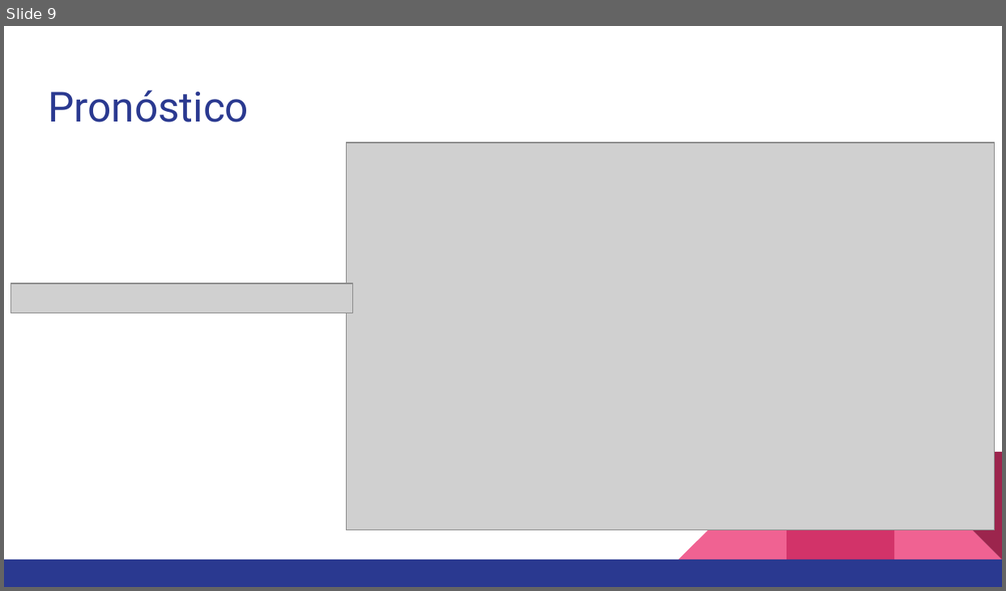
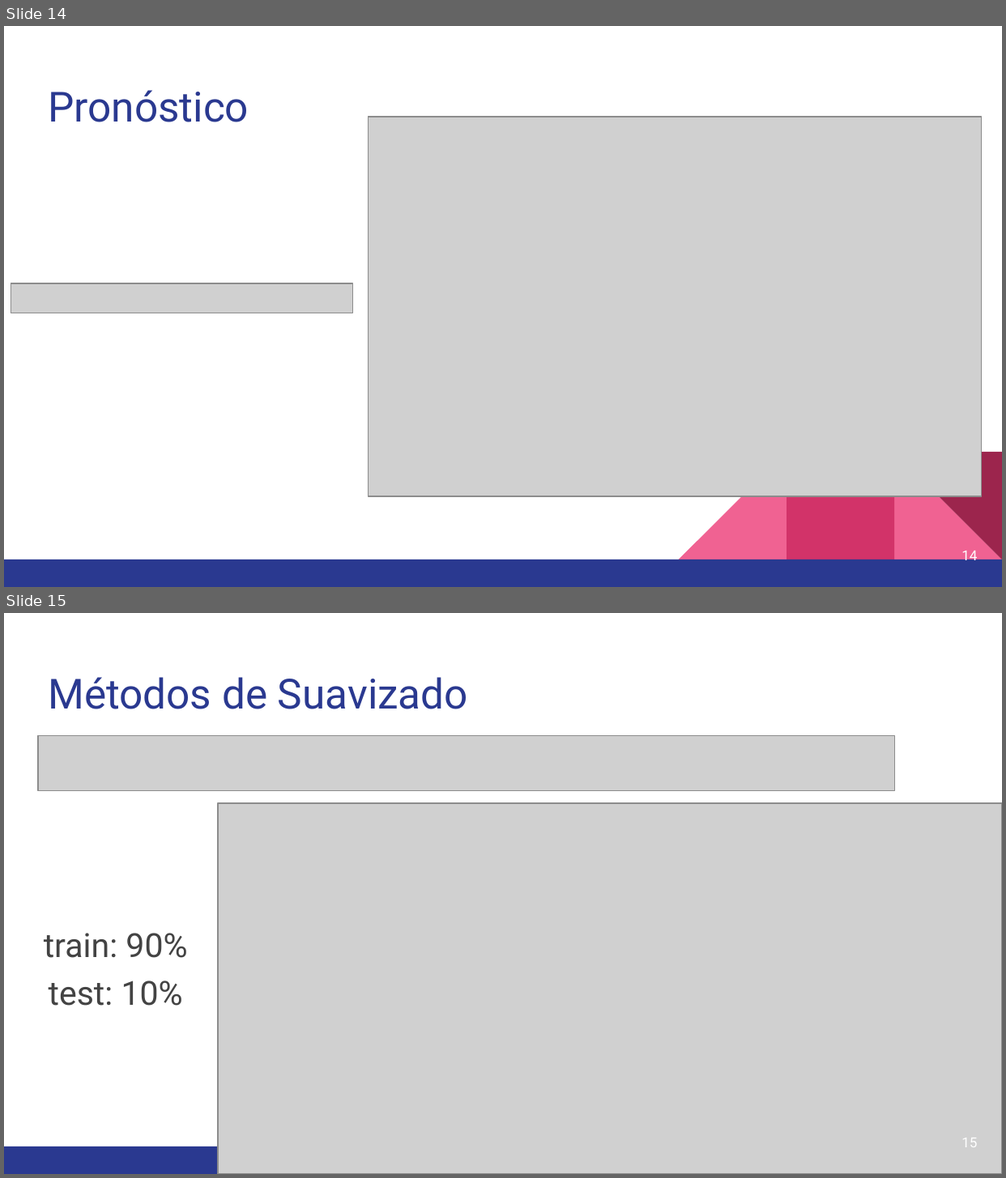
Before and after one commit to OscarAnCorzo/SimulacionMercadoAgricola, a slide deck: ProyFinalSimulation.pptx. Shown one above the other, each under a label of ours: slide 9 before the commit, slides 14 and 15 after it. The pictures are 1006x591 and 1006x1178 pixels, drawn with LibreOffice and Linux fonts; fonts in the diff are those of the drawing; grey boxes stand for pictures. Boxes give left, top, right and bottom in pixels: in the first picture for what was removed or moved away, otherwise in the second. Text is boxed around its words. In the diff, an @@ line names an element or a change of style, - is before the commit and + after.

```diff
--- a/ProyFinalSimulation.pptx
+++ b/ProyFinalSimulation.pptx
@@ slide 15 added at <box>4,613,1002,1174</box>, background #FFFFFF; not listed: 3 template elements that a slide beside it also shows @@
@@ title added at <box>48,677,468,709</box>, 30 pt, text #2A3990 @@
+Métodos de Suavizado
@@ picture added at <box>38,736,894,790</box> @@
@@ picture added at <box>218,803,1002,1174</box> @@
@@ text added at <box>44,933,187,958</box>, 24 pt, text #434343 @@
+train: 90%
@@ text added at <box>49,981,183,1006</box>, 24 pt, text #434343 @@
+test: 10%
@@ page number added at <box>961,1138,977,1148</box>, 10 pt, text #FFFFFF @@
+15
@@ what was slide 9 is now slide 14 @@
@@ slide 14 changed as well @@
@@ picture: place and size @@
-picture at <box>347,143,995,531</box>
+picture at <box>368,117,982,497</box>
@@ page number added at <box>961,551,977,565</box>, 10 pt, text #FFFFFF @@
+14
```
Also in this commit, not shown: 15 other slides changed, 1 other slide added, 2 other files.
